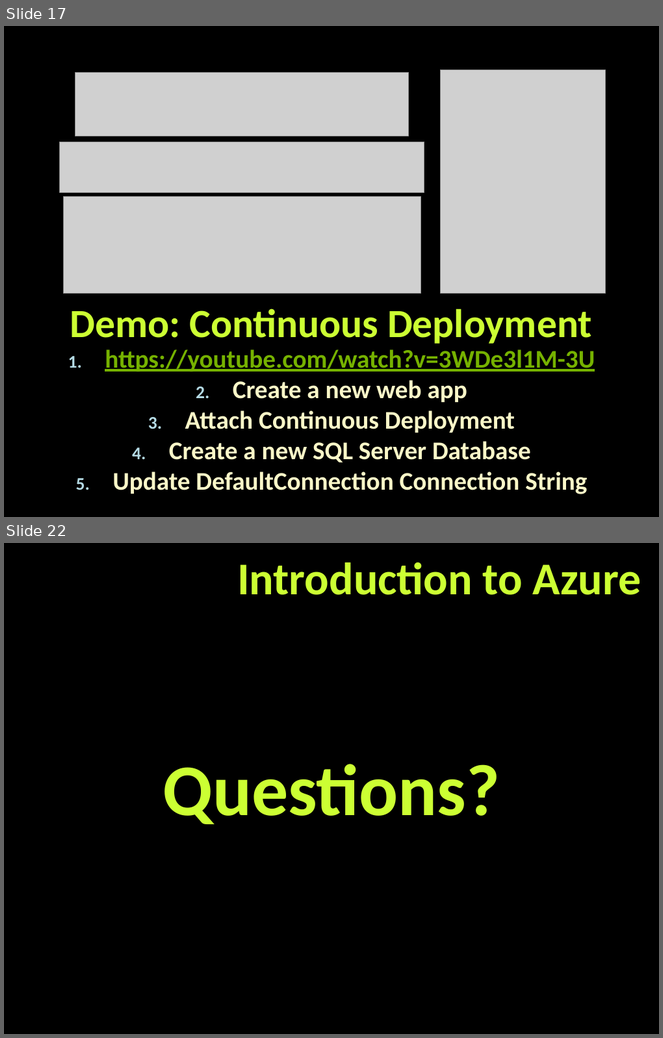
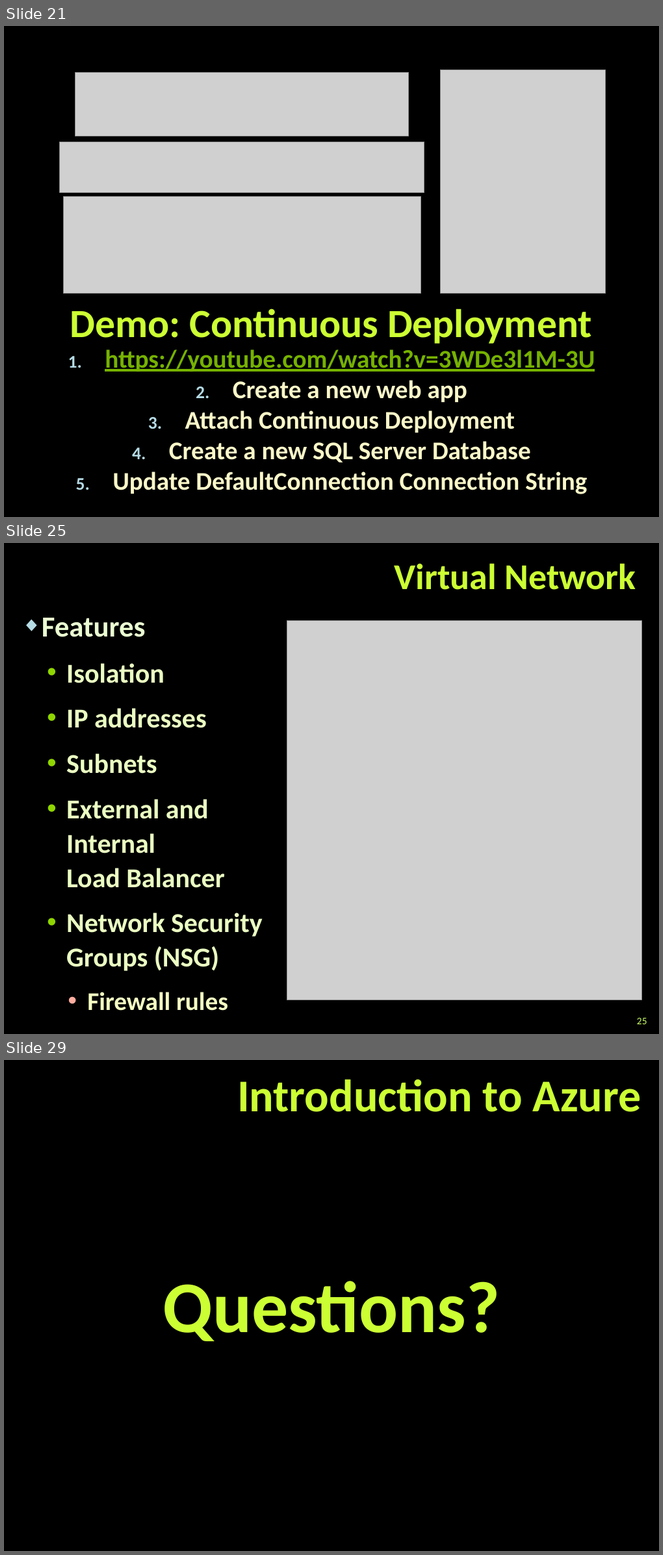
Before and after one commit to TelerikAcademy/Web-Services-and-Cloud, a slide deck: 09. Intro-to-Azure/Intro-to-Azure.pptx. Shown one above the other, each under a label of ours: slides 17 and 22 before the commit, slides 21, 25 and 29 after it; the slides between them are not shown. The pictures are 663x1038 and 663x1555 pixels, drawn with LibreOffice and Linux fonts; fonts in the diff are those of the drawing; grey boxes stand for pictures; background and template pictures are left out. Boxes give left, top, right and bottom in pixels: in the first picture for what was removed or moved away, otherwise in the second. Text is boxed around its words. In the diff, an @@ line names an element or a change of style, - is before the commit and + after.

```diff
--- a/09. Intro-to-Azure/Intro-to-Azure.pptx
+++ b/09. Intro-to-Azure/Intro-to-Azure.pptx
@@ slide 25 added at (4,543,659,1034), background picture (left out) @@
@@ title added at (395,563,636,590), 40 pt, text #CCFF33, bold @@
+Virtual Network
@@ text added at (42,618,263,1011), 30 pt, text #EBFFC2, bold @@
+◆ Features
+  • Isolation
+  • IP addresses
+  • Subnets
+  • External and
+    Internal
+    Load Balancer
+  • Network Security
+    Groups (NSG)
+    • Firewall rules
@@ picture added at (287,621,642,1001) @@
@@ page number added at (637,1018,648,1025), 11 pt, text #CCFF66 @@
+25
@@ what was slide 17 is now slide 21 @@
@@ what was slide 22 is now slide 29 @@
```
Also in this commit, not shown: 5 slides changed, 7 other slides added, 1 slide removed.
